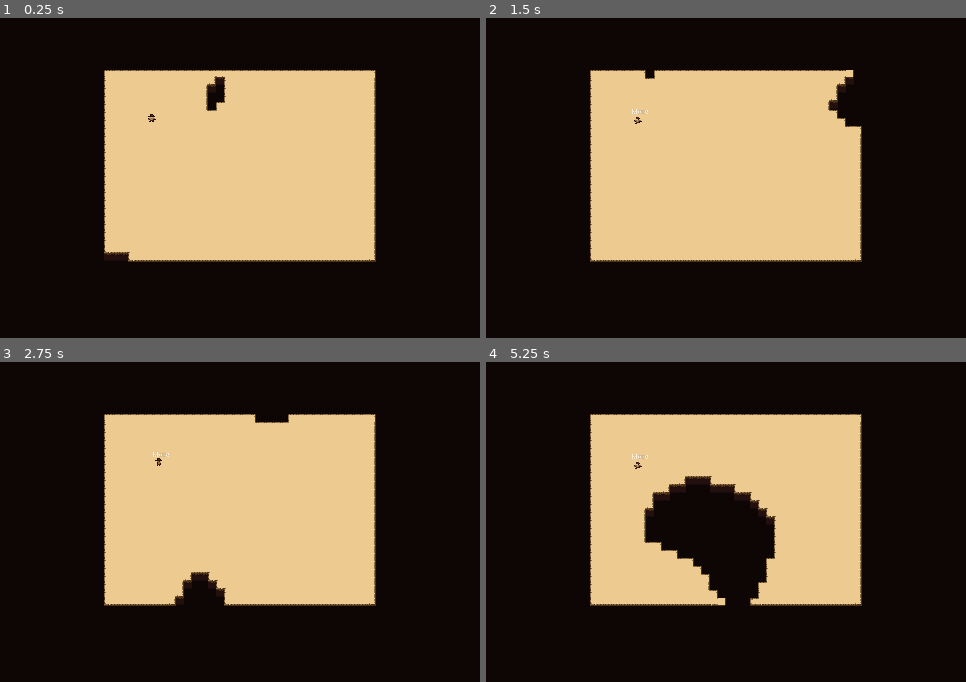
Above: before the commit, frames 1-4 (two rows, left to right).
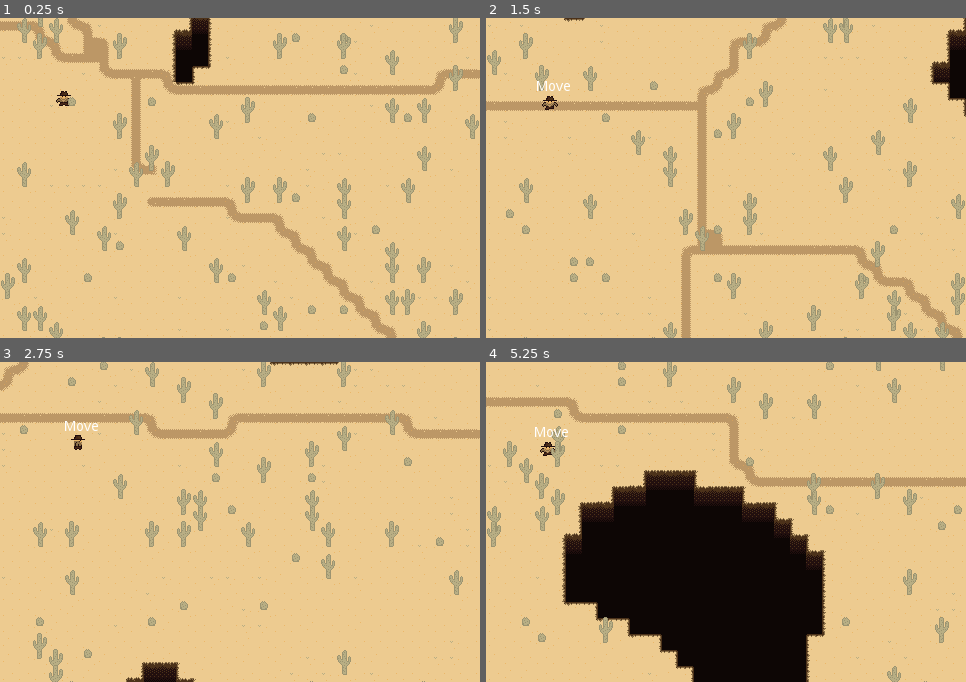
Above: after the commit, the same moments.

Repository: mikahimself/gun-fighters
Game: Godot game, scene res://scenes/World.tscn
Same seed, same stepped clock (60 frames per second), same inputs: the game is played once before the commit and once after it.
Inputs:
- Up to frame 1 (0.25 s): no input
- Up to frame 2 (1.5 s): tap Enter (ui_accept) at 0.5, 0.77, 0.8, 1.07, 1.35 s; hold Right (move_right) 0.53-1.28 s; hold R (draw_roads) 0.53-1.28 s; hold Down (move_down) from 1.28 s (still down)
- Up to frame 3 (2.75 s): tap Enter (ui_accept) at 1.52, 1.82, 2.3 s; tap R (draw_roads) at 1.55 s; release Down (move_down) at 2.03 s; hold Right (move_right) from 2.03 s (still down); hold R (draw_roads) from 2.03 s (still down)
- Up to frame 4 (5.25 s): release Right (move_right) at 2.78 s; release R (draw_roads) at 2.78 s; hold Up (move_up) 2.78-3.53 s; tap M (move_dash) at 2.85 s; tap Enter (ui_accept) at 3.02, 3.32, 3.77, 3.8, 4.07, 4.52, 4.82 s; tap R (draw_roads) at 3.05, 4.35 s; hold 1 (simulate_damage) 3.53-4.28 s; hold Left (move_left) 3.53-5.03 s; hold Down (move_down) from 5.03 s (still down); hold Enter (ui_accept) from 5.03 s (still down)

The runs differ from the first frame. In frame 1, 72% of the frame differs, in the area x 0-100%, y 0-100%; in frame 2, 72%; in frame 3, 71%; in frame 4, 70%.

Commit message:
Improve paths, add props, fix player limits

Diff:
--- /dev/null
+++ b/scenes/Cactus.tscn
@@ -0,0 +1,20 @@
+[gd_scene load_steps=4 format=2]
+
+[ext_resource path="res://sprites/cactus.png" type="Texture" id=1]
+[ext_resource path="res://scripts/Prop.gd" type="Script" id=2]
+
+[sub_resource type="CircleShape2D" id=1]
+radius = 3.60931
+
+[node name="Cactus" type="StaticBody2D"]
+script = ExtResource( 2 )
+
+[node name="CollisionShape2D" type="CollisionShape2D" parent="."]
+position = Vector2( 7.41624, 6.68918 )
+shape = SubResource( 1 )
+
+[node name="Sprite" type="Sprite" parent="."]
+texture = ExtResource( 1 )
+centered = false
+offset = Vector2( 0, -20 )
+hframes = 3
--- a/scenes/Player.tscn
+++ b/scenes/Player.tscn
@@ -11,7 +11,7 @@
 
 [sub_resource type="CapsuleShape2D" id=1]
 radius = 2.60929
-height = 9.25867
+height = 5.65132
 
 [sub_resource type="Animation" id=2]
 resource_name = "Fall"
@@ -190,7 +190,7 @@
 frame = 10
 
 [node name="CollisionShape2D" type="CollisionShape2D" parent="."]
-position = Vector2( 0, 4 )
+position = Vector2( 0, 5.99713 )
 rotation = 1.5708
 shape = SubResource( 1 )
 
@@ -224,6 +224,7 @@
 }
 
 [node name="Rays" type="Node2D" parent="."]
+visible = false
 
 [node name="RayUp" type="RayCast2D" parent="Rays"]
 position = Vector2( 0, 6 )
--- a/scenes/World.tscn
+++ b/scenes/World.tscn
@@ -30,10 +30,17 @@
 cell_custom_transform = Transform2D( 16, 0, 0, 16, 0, 0 )
 format = 1
 
+[node name="TileMapProps" type="TileMap" parent="Navigation2D"]
+tile_set = ExtResource( 2 )
+cell_size = Vector2( 16, 16 )
+cell_y_sort = true
+format = 1
+
 [node name="Camera2D" type="Camera2D" parent="."]
-position = Vector2( 240, 200 )
+position = Vector2( 240, 160 )
 offset = Vector2( 32, 16 )
 current = true
-zoom = Vector2( 2, 2 )
 
 [node name="Line2D" type="Line2D" parent="."]
+
+[node name="YSort" type="YSort" parent="."]
--- a/scripts/Player.gd
+++ b/scripts/Player.gd
@@ -9,6 +9,8 @@
 var canDash = true
 var tilemap: TileMap
 var initial_position
+var offset_x = 32
+var offset_y = 16
 
 onready var state_label = $StateLabel
 onready var rays = $Rays.get_children()
@@ -19,23 +21,20 @@
 	$StateMachine.connect("transitioned", self, "on_state_transitioned")
 	tilemap = get_tree().get_root().get_node("World/Navigation2D/TileMapSand")
 
-
 func on_state_transitioned(state: String):
 	state_label.set_text(state)
 
 func check_borders() -> void:
-	if position.x < 8:
-		position.x = 8
-	if position.x > 472:
-		position.x = 472
-	if position.y > 312:
-		position.y = 312
-	if position.y < 8:
-		position.y = 8
+	if position.x < 8 + offset_x:
+		position.x = 8 + offset_x
+	if position.x > 472 + offset_x:
+		position.x = 472 + offset_x
+	if position.y > 312 + offset_y:
+		position.y = 312 + offset_y
+	if position.y < 8 + offset_y:
+		position.y = 8 + offset_y
 
 func _physics_process(delta: float) -> void:
-	#if ray_right.is_colliding():
-	#	print(ray_right.get_collider().name)
 	pass
 
 func play_animation(animation: String) -> void:
--- /dev/null
+++ b/scripts/Prop.gd
@@ -0,0 +1,5 @@
+extends StaticBody2D
+
+func _ready():
+	var frame_no = int(randi() % $Sprite.hframes)
+	$Sprite.frame = frame_no
--- a/scripts/World.gd
+++ b/scripts/World.gd
@@ -3,15 +3,21 @@
 var noise: OpenSimplexNoise
 var map_size: Vector2 = Vector2(34, 24)
 var sand_cap: float = 0.5
+var path_attempt_max: int = 32
 var path_caps: Vector2 = Vector2(0.225, 0.05)
+onready var nav2d = $Navigation2D
+onready var sand_map = $Navigation2D/TileMapSand
 onready var path_map = $Navigation2D/TileMapPaths
-onready var sand_map = $Navigation2D/TileMapSand
+onready var prop_map = $Navigation2D/TileMapProps
 onready var player = load("res://scenes/Player.tscn")
+onready var cactus = load("res://scenes/Cactus.tscn")
 var plr
+signal basemap_finished
 
 # Called when the node enters the scene tree for the first time.
 func _ready():
 	randomize()
+	connect("basemap_finished", self, "on_base_finished")
 	noise = OpenSimplexNoise.new()
 	noise.seed = randi()
 	noise.octaves = 1
@@ -19,147 +25,120 @@
 	noise.persistence = 0.8
 	draw_maps()
 
+func on_base_finished():
+	create_path_map()
+
 func _input(event):
 	if event.is_action_pressed("ui_accept"):
 		clear_maps()
 		draw_maps()
 	if event.is_action_pressed("draw_roads"):
-		create_navpath_map()
+		create_path_map()
 		#$Navigation2D/TileMapPaths.update_bitmask_region(Vector2.ZERO, Vector2(map_size.x, map_size.y))
 
 func clear_maps():
-	$Navigation2D/TileMapSand.clear()
-	$Navigation2D/TileMapPaths.clear()
+	sand_map.clear()
+	path_map.clear()
+	prop_map.clear()
 	$TileMap.clear()
 	plr.queue_free()
+	for child in $YSort.get_children():
+		child.queue_free()
 
 func draw_maps():
 	noise.seed = randi()
 	create_sand_map()
-	#create_path_map()
 	create_background_map()
 	place_player()
+	place_props()
+
+func place_props():
+	for x in map_size.x:
+		for y in map_size.y:
+			if sand_map.get_cell_autotile_coord(x, y) == Vector2(7, 5):
+				place_cactus(sand_map.map_to_world(Vector2(x, y)))
 
 func create_sand_map():
 	for x in map_size.x:
 		for y in map_size.y:
 			var val = noise.get_noise_2d(x, y)
 			if val < sand_cap:
-				$Navigation2D/TileMapSand.set_cell(x, y, 0)
-	$Navigation2D/TileMapSand.update_bitmask_region(Vector2.ZERO, Vector2(map_size.x, map_size.y))
+				sand_map.set_cell(x, y, 0)
+	update_bitmask(sand_map)
+	yield(get_tree().create_timer(0.015), "timeout")
+	emit_signal("basemap_finished")
 
-func create_horizontal_path():
-	print("Create map")
+func create_path_points(isVertical: bool) -> PoolVector2Array:
 	var counter = 0
-	var start = path_map.map_to_world(create_start_point(false))
-	var end = path_map.map_to_world(create_end_point(false))
-	var path = $Navigation2D.get_simple_path(start, end, false)
-	print ("Start: ", start, " END: ", end)
-	while path.size() < 20 && counter < 20:
-		start = path_map.map_to_world(create_start_point(false))
-		end = path_map.map_to_world(create_end_point(false))
-		path = $Navigation2D.get_simple_path(start, end, false)
+	var path: PoolVector2Array = []
+	var start = create_path_point(isVertical, false)
+	var end = create_path_point(isVertical, true)
+	path = nav2d.get_simple_path(start, end, false)
+
+	while path.size() < 20 && counter < path_attempt_max:
+		start = create_path_point(isVertical, false)
+		end = create_path_point(isVertical, true)
+		path = nav2d.get_simple_path(start, end, false)
 		counter = counter + 1
-
 	return path
 
-func create_vertical_path():
-	#var start = path_map.map_to_world(Vector2(rand_range(4, map_size.x - 4), 32))
+func create_path_point(is_vertical_path: bool, is_end_point: bool):
+	var counter = 0
+	var start_y
+	var start_x
 
-	var start = create_start_point(true)
-	var end = path_map.map_to_world(Vector2(rand_range(4, map_size.x - 4), 0))
-	var path = $Navigation2D.get_simple_path(start, end, false)
-	if path.size() < 5:
-		create_vertical_path()
-	return path
-
-func create_start_point(isVertical: bool):
-	var counter = 0
-	var start_y = 0
-	var start_x = 0
-	if isVertical:
+	if is_vertical_path:
+		start_y = 0.0 if is_end_point else map_size.y
 		start_x = randi() % int(map_size.x - 1)
 		while (sand_map.get_cell(start_x, 0) != 0 and counter < 32):
 			start_x = randi() % int(map_size.x - 1)
 			counter = counter + 1
 	else:
+		start_x = map_size.x - 1 if is_end_point else 0.0
 		start_y = randi() % int(map_size.y - 1)
 		while(sand_map.get_cell(0, start_y) != 0 and counter < 32):
 			start_y = randi() % int(map_size.y - 1)
 			counter = counter + 1
-	return Vector2(start_x, start_y)
-
-func create_end_point(isVertical: bool):
-	var counter = 0
-	var start_y = 0
-	var start_x = 0
-	if isVertical:
-		start_y = map_size.y - 1
-		start_x = randi() % int(map_size.x - 1)
-		print(sand_map.get_cell(start_x, map_size.y))
-		while (sand_map.get_cell(start_x, map_size.y) != 0 and counter < 32):
-			start_x = randi() % int(map_size.x - 1)
-			counter = counter + 1
-	else:
-		start_x = map_size.x - 1
-		start_y = randi() % int(map_size.y - 1)
-		while(sand_map.get_cell(map_size.x, start_y) != 0 and counter < 32):
-			start_y = randi() % int(map_size.y - 1)
-			counter = counter + 1
-	return Vector2(start_x, start_y)
-
-
+	return path_map.map_to_world(Vector2(start_x, start_y))
 
 func create_path_map():
-	for x in map_size.x:
-		for y in map_size.y:
-			var val = noise.get_noise_2d(x, y)
-			if val > path_caps.y and val < path_caps.x:
-				$Navigation2D/TileMapPaths.set_cell(x, y, 0)
-	#$TileMapPaths.update_bitmask_region(Vector2.ZERO, Vector2(map_size.x, map_size.y))
+	var h_path = create_path_points(false)
+	var v_path = create_path_points(true)
+	place_path_points(h_path)
+	place_path_points(v_path)
+	update_bitmask(path_map)
 
-func create_navpath_map():
-	#var path = $Navigation2D.get_simple_path(Vector2(32, 32), Vector2(400, 360), false)
-	var path = create_horizontal_path()
-	#$Line2D.points = path
-	#var path2 = create_vertical_path()
-	#$Line2D.points = path;
-	for x in path.size():
-		if x > 0:
-			var prev = path_map.world_to_map(path[x - 1])
-			var curr = path_map.world_to_map(path[x])
-			#
+func place_path_points(path: PoolVector2Array):
+	for i in path.size():
+		if i > 0:
+			var prev = path_map.world_to_map(path[i - 1])
+			var curr = path_map.world_to_map(path[i])
+
 			if curr.x > prev.x && curr.y < prev.y:
 				path_map.set_cell(curr.x - 1, curr.y, 0)
 			elif curr.x > prev.x && curr.y > prev.y:
 				path_map.set_cell(curr.x, curr.y - 1, 0)
 			path_map.set_cell(curr.x, curr.y, 0)
 
-	# for x in path2.size():
-	# 	if x > 0:
-	# 		var prev = path_map.world_to_map(path2[x - 1])
-	# 		var curr = path_map.world_to_map(path2[x])
-	# 		#
-	# 		if curr.x > prev.x && curr.y < prev.y:
-	# 			path_map.set_cell(curr.x - 1, curr.y, 0)
-	# 		elif curr.x > prev.x && curr.y > prev.y:
-	# 			path_map.set_cell(curr.x, curr.y - 1, 0)
-	# 		path_map.set_cell(curr.x, curr.y, 0)
-
-	$Navigation2D/TileMapPaths.update_bitmask_region(Vector2.ZERO, Vector2(map_size.x, map_size.y))
-
+func update_bitmask(map: TileMap) -> void:
+	map.update_bitmask_region(Vector2.ZERO, Vector2(map_size.x, map_size.y))
 
 
 func create_background_map() -> void:
 	for x in map_size.x:
 		for y in map_size.y:
-			if $Navigation2D/TileMapSand.get_cell(x, y) == -1:
-				if $Navigation2D/TileMapSand.get_cell(x, y - 1) == 0:
+			if sand_map.get_cell(x, y) == -1:
+				if sand_map.get_cell(x, y - 1) == 0:
 					$TileMap.set_cell(x, y, 0)
 	#$TileMap.update_bitmask_region(Vector2.ZERO, Vector2(map_size.x, map_size.y))
 
 func check_edges(x: int, y: int) -> bool:
 	return x == 0 or x == map_size.x - 1 or y == 0 or y == map_size.y - 1
+
+func place_cactus(place_position: Vector2) -> void:
+	var c = cactus.instance()
+	c.position = place_position
+	$YSort.add_child(c)
 
 func place_player() -> void:
 	plr = player.instance()
@@ -167,8 +146,8 @@
 
 	for x in range(6, map_size.x / 2+ 6):
 		for y in range(6, map_size.y):
-			if $Navigation2D/TileMapSand.get_cell(x, y) == 0 and check_surroundings(x, y):
-				plr.position = $Navigation2D/TileMapSand.map_to_world(Vector2(x, y))
+			if sand_map.get_cell(x, y) == 0 and check_surroundings(x, y):
+				plr.position = sand_map.map_to_world(Vector2(x, y))
 				foundPosition = true
 			if (foundPosition):
 				print("placed player at ", plr.position)
@@ -177,18 +156,18 @@
 			print("placed player at ", plr.position)
 			break
 	if (foundPosition):
-		add_child(plr)
+		$YSort.add_child(plr)
 	else:
 		print("Couldnt fin pos")
 
 func check_surroundings(x: int, y:int) -> bool:
 	var placeOK = true
-	if $Navigation2D/TileMapSand.get_cell(x - 1, y) == -1:
+	if sand_map.get_cell(x - 1, y) == -1:
 		placeOK = false
-	if $Navigation2D/TileMapSand.get_cell(x + 1, y) == -1:
+	if sand_map.get_cell(x + 1, y) == -1:
 		placeOK = false
-	if $Navigation2D/TileMapSand.get_cell(x, y - 1) == -1:
+	if sand_map.get_cell(x, y - 1) == -1:
 		placeOK = false
-	if $Navigation2D/TileMapSand.get_cell(x, y + 1) == -1:
+	if sand_map.get_cell(x, y + 1) == -1:
 		placeOK = false
 	return placeOK
--- a/tilemap/tileset_sand.tres
+++ b/tilemap/tileset_sand.tres
@@ -190,13 +190,16 @@
 vertices = PoolVector2Array( 0, 0, 16, 0, 16, 16, 0, 16 )
 polygons = [ PoolIntArray( 0, 1, 2, 3 ) ]
 
+[sub_resource type="NavigationPolygon" id=48]
+vertices = PoolVector2Array( 8, 16, 0, 16, 0, 8, 8, 8 )
+polygons = [ PoolIntArray( 0, 1, 2, 3 ) ]
+
 [sub_resource type="NavigationPolygon" id=49]
-vertices = PoolVector2Array( 8, 16, 0, 16, 0, 8, 8, 8 )
-polygons = [ PoolIntArray( 0, 1, 2, 3 ) ]
-
-[sub_resource type="NavigationPolygon" id=50]
 vertices = PoolVector2Array( 8, 8, 0, 8, 0, 0, 8, 0 )
 polygons = [ PoolIntArray( 0, 1, 2, 3 ) ]
+
+[sub_resource type="ConvexPolygonShape2D" id=50]
+points = PoolVector2Array( 16, 16, 0, 16, 0, 13, 16, 13 )
 
 [sub_resource type="ConvexPolygonShape2D" id=51]
 points = PoolVector2Array( 16, 16, 0, 16, 0, 13, 16, 13 )
@@ -205,22 +208,22 @@
 points = PoolVector2Array( 16, 16, 0, 16, 0, 13, 16, 13 )
 
 [sub_resource type="ConvexPolygonShape2D" id=53]
-points = PoolVector2Array( 16, 16, 0, 16, 0, 13, 16, 13 )
+points = PoolVector2Array( 16, 0, 16, 3, 3, 3, 3, 16, 0, 16, 0, 0 )
 
 [sub_resource type="ConvexPolygonShape2D" id=54]
-points = PoolVector2Array( 16, 0, 16, 3, 3, 3, 3, 16, 0, 16, 0, 0 )
+points = PoolVector2Array( 0, 0, 16, 0, 16, 16, 13, 16, 13, 3, 0, 3 )
 
 [sub_resource type="ConvexPolygonShape2D" id=55]
-points = PoolVector2Array( 0, 0, 16, 0, 16, 16, 13, 16, 13, 3, 0, 3 )
+points = PoolVector2Array( 0, 13, 13, 13, 13, 9, 13, 0, 16, 0, 16, 16, 0, 16 )
 
 [sub_resource type="ConvexPolygonShape2D" id=56]
-points = PoolVector2Array( 0, 13, 13, 13, 13, 9, 13, 0, 16, 0, 16, 16, 0, 16 )
+points = PoolVector2Array( 0, 0, 3, 0, 3, 16, 0, 16 )
 
 [sub_resource type="ConvexPolygonShape2D" id=57]
-points = PoolVector2Array( 0, 0, 3, 0, 3, 16, 0, 16 )
+points = PoolVector2Array( 16, 16, 13, 16, 13, 0, 16, 0 )
 
 [sub_resource type="ConvexPolygonShape2D" id=58]
-points = PoolVector2Array( 16, 16, 13, 16, 13, 0, 16, 0 )
+points = PoolVector2Array( 16, 3, 0, 3, 0, 0, 16, 0 )
 
 [sub_resource type="ConvexPolygonShape2D" id=59]
 points = PoolVector2Array( 16, 3, 0, 3, 0, 0, 16, 0 )
@@ -229,49 +232,49 @@
 points = PoolVector2Array( 16, 3, 0, 3, 0, 0, 16, 0 )
 
 [sub_resource type="ConvexPolygonShape2D" id=61]
+points = PoolVector2Array( 0, 0, 16, 0, 16, 3, 3, 3, 3, 16, 0, 16 )
+
+[sub_resource type="ConvexPolygonShape2D" id=62]
+points = PoolVector2Array( 0, 0, 16, 0, 16, 16, 13, 16, 13, 3, 0, 3 )
+
+[sub_resource type="ConvexPolygonShape2D" id=63]
+points = PoolVector2Array( 0, 0, 3, 0, 3, 13, 16, 13, 16, 16, 0, 16 )
+
+[sub_resource type="ConvexPolygonShape2D" id=64]
+points = PoolVector2Array( 0, 13, 13, 13, 13, 0, 16, 0, 16, 16, 0, 16 )
+
+[sub_resource type="ConvexPolygonShape2D" id=65]
+points = PoolVector2Array( 0, 0, 3, 0, 3, 13, 16, 13, 16, 15, 16, 16, 0, 16 )
+
+[sub_resource type="ConvexPolygonShape2D" id=66]
+points = PoolVector2Array( 15, 3, 3, 3, 3, 13, 16, 13, 16, 16, 0, 16, 0, 0, 16, 0, 16, 3 )
+
+[sub_resource type="ConvexPolygonShape2D" id=67]
+points = PoolVector2Array( 3, 13, 13, 13, 13, 0, 16, 0, 16, 16, 0, 16, 0, 0, 3, 0 )
+
+[sub_resource type="ConvexPolygonShape2D" id=68]
+points = PoolVector2Array( 0, 0, 16, 0, 16, 3, 0, 3 )
+
+[sub_resource type="ConvexPolygonShape2D" id=69]
+points = PoolVector2Array( 0, 13, 0, 13, 16, 13, 16, 16, 0, 16 )
+
+[sub_resource type="ConvexPolygonShape2D" id=70]
 points = PoolVector2Array( 16, 3, 0, 3, 0, 0, 16, 0 )
 
-[sub_resource type="ConvexPolygonShape2D" id=62]
-points = PoolVector2Array( 0, 0, 16, 0, 16, 3, 3, 3, 3, 16, 0, 16 )
-
-[sub_resource type="ConvexPolygonShape2D" id=63]
-points = PoolVector2Array( 0, 0, 16, 0, 16, 16, 13, 16, 13, 3, 0, 3 )
-
-[sub_resource type="ConvexPolygonShape2D" id=64]
-points = PoolVector2Array( 0, 0, 3, 0, 3, 13, 16, 13, 16, 16, 0, 16 )
-
-[sub_resource type="ConvexPolygonShape2D" id=65]
-points = PoolVector2Array( 0, 13, 13, 13, 13, 0, 16, 0, 16, 16, 0, 16 )
-
-[sub_resource type="ConvexPolygonShape2D" id=66]
-points = PoolVector2Array( 0, 0, 3, 0, 3, 13, 16, 13, 16, 15, 16, 16, 0, 16 )
-
-[sub_resource type="ConvexPolygonShape2D" id=67]
-points = PoolVector2Array( 15, 3, 3, 3, 3, 13, 16, 13, 16, 16, 0, 16, 0, 0, 16, 0, 16, 3 )
-
-[sub_resource type="ConvexPolygonShape2D" id=68]
-points = PoolVector2Array( 3, 13, 13, 13, 13, 0, 16, 0, 16, 16, 0, 16, 0, 0, 3, 0 )
-
-[sub_resource type="ConvexPolygonShape2D" id=69]
-points = PoolVector2Array( 0, 0, 16, 0, 16, 3, 0, 3 )
-
-[sub_resource type="ConvexPolygonShape2D" id=70]
-points = PoolVector2Array( 0, 13, 0, 13, 16, 13, 16, 16, 0, 16 )
-
 [sub_resource type="ConvexPolygonShape2D" id=71]
-points = PoolVector2Array( 16, 3, 0, 3, 0, 0, 16, 0 )
+points = PoolVector2Array( 0, 0, 16, 0, 16, 16, 0, 16, 0, 13, 13, 13, 13, 3, 0, 3 )
 
 [sub_resource type="ConvexPolygonShape2D" id=72]
-points = PoolVector2Array( 0, 0, 16, 0, 16, 16, 0, 16, 0, 13, 13, 13, 13, 3, 0, 3 )
+points = PoolVector2Array( 3, 16, 0, 16, 0, 0, 3, 0 )
 
 [sub_resource type="ConvexPolygonShape2D" id=73]
+points = PoolVector2Array( 16, 16, 13, 16, 13, 0, 16, 0 )
+
+[sub_resource type="ConvexPolygonShape2D" id=74]
 points = PoolVector2Array( 3, 16, 0, 16, 0, 0, 3, 0 )
 
-[sub_resource type="ConvexPolygonShape2D" id=74]
-points = PoolVector2Array( 16, 16, 13, 16, 13, 0, 16, 0 )
-
 [sub_resource type="ConvexPolygonShape2D" id=75]
-points = PoolVector2Array( 3, 16, 0, 16, 0, 0, 3, 0 )
+points = PoolVector2Array( 15, 31, 5, 31, 5, 26, 15, 26 )
 
 [resource]
 0/name = "Tilemap-Sand.png 0"
@@ -286,120 +289,126 @@
 0/autotile/tile_size = Vector2( 16, 16 )
 0/autotile/spacing = 1
 0/autotile/occluder_map = [  ]
-0/autotile/navpoly_map = [ Vector2( 0, 0 ), SubResource( 1 ) …(1641 unchanged characters)… e( 47 ), Vector2( 8, 0 ), SubResource( 49 ), Vector2( 8, 1 ), SubResource( 50 ) ]
+0/autotile/navpoly_map = [ Vector2( 0, 0 ), SubResource( 1 ) …(1641 unchanged characters)… e( 47 ), Vector2( 8, 0 ), SubResource( 48 ), Vector2( 8, 1 ), SubResource( 49 ) ]
 0/autotile/priority_map = [ Vector3( 6, 2, 8 ) ]
 0/autotile/z_index_map = [  ]
 0/occluder_offset = Vector2( 0, 0 )
 0/navigation_offset = Vector2( 0, 0 )
 0/shape_offset = Vector2( 0, 0 )
 0/shape_transform = Transform2D( 1, 0, 0, 1, 0, 0 )
-0/shape = SubResource( 51 )
+0/shape = SubResource( 50 )
 0/shape_one_way = false
 0/shape_one_way_margin = 1.0
 0/shapes = [ {
 "autotile_coord": Vector2( 4, 5 ),
 "one_way": false,
 "one_way_margin": 1.0,
+"shape": SubResource( 50 ),
+"shape_transform": Transform2D( 1, 0, 0, 1, 0, 0 )
+}, {
+"autotile_coord": Vector2( 5, 5 ),
+"one_way": false,
+"one_way_margin": 1.0,
 "shape": SubResource( 51 ),
 "shape_transform": Transform2D( 1, 0, 0, 1, 0, 0 )
 }, {
-"autotile_coord": Vector2( 5, 5 ),
+"autotile_coord": Vector2( 5, 3 ),
 "one_way": false,
 "one_way_margin": 1.0,
 "shape": SubResource( 52 ),
 "shape_transform": Transform2D( 1, 0, 0, 1, 0, 0 )
 }, {
-"autotile_coord": Vector2( 5, 3 ),
+"autotile_coord": Vector2( 0, 0 ),
 "one_way": false,
 "one_way_margin": 1.0,
 "shape": SubResource( 53 ),
 "shape_transform": Transform2D( 1, 0, 0, 1, 0, 0 )
 }, {
-"autotile_coord": Vector2( 0, 0 ),
+"autotile_coord": Vector2( 1, 0 ),
 "one_way": false,
 "one_way_margin": 1.0,
 "shape": SubResource( 54 ),
 "shape_transform": Transform2D( 1, 0, 0, 1, 0, 0 )
 }, {
-"autotile_coord": Vector2( 1, 0 ),
+"autotile_coord": Vector2( 1, 1 ),
 "one_way": false,
 "one_way_margin": 1.0,
 "shape": SubResource( 55 ),
 "shape_transform": Transform2D( 1, 0, 0, 1, 0, 0 )
 }, {
-"autotile_coord": Vector2( 1, 1 ),
+"autotile_coord": Vector2( 4, 2 ),
 "one_way": false,
 "one_way_margin": 1.0,
 "shape": SubResource( 56 ),
 "shape_transform": Transform2D( 1, 0, 0, 1, 0, 0 )
 }, {
-"autotile_coord": Vector2( 4, 2 ),
+"autotile_coord": Vector2( 5, 2 ),
 "one_way": false,
 "one_way_margin": 1.0,
 "shape": SubResource( 57 ),
 "shape_transform": Transform2D( 1, 0, 0, 1, 0, 0 )
 }, {
-"autotile_coord": Vector2( 5, 2 ),
+"autotile_coord": Vector2( 4, 3 ),
 "one_way": false,
 "one_way_margin": 1.0,
 "shape": SubResource( 58 ),
 "shape_transform": Transform2D( 1, 0, 0, 1, 0, 0 )
 }, {
-"autotile_coord": Vector2( 4, 3 ),
+"autotile_coord": Vector2( 4, 4 ),
 "one_way": false,
 "one_way_margin": 1.0,
 "shape": SubResource( 59 ),
 "shape_transform": Transform2D( 1, 0, 0, 1, 0, 0 )
 }, {
-"autotile_coord": Vector2( 4, 4 ),
+"autotile_coord": Vector2( 5, 4 ),
 "one_way": false,
 "one_way_margin": 1.0,
 "shape": SubResource( 60 ),
 "shape_transform": Transform2D( 1, 0, 0, 1, 0, 0 )
 }, {
-"autotile_coord": Vector2( 5, 4 ),
+"autotile_coord": Vector2( 7, 0 ),
 "one_way": false,
 "one_way_margin": 1.0,
 "shape": SubResource( 61 ),
 "shape_transform": Transform2D( 1, 0, 0, 1, 0, 0 )
 }, {
-"autotile_coord": Vector2( 7, 0 ),
+"autotile_coord": Vector2( 8, 0 ),
 "one_way": false,
 "one_way_margin": 1.0,
 "shape": SubResource( 62 ),
 "shape_transform": Transform2D( 1, 0, 0, 1, 0, 0 )
 }, {
-"autotile_coord": Vector2( 8, 0 ),
+"autotile_coord": Vector2( 7, 1 ),
 "one_way": false,
 "one_way_margin": 1.0,
 "shape": SubResource( 63 ),
 "shape_transform": Transform2D( 1, 0, 0, 1, 0, 0 )
 }, {
-"autotile_coord": Vector2( 7, 1 ),
+"autotile_coord": Vector2( 8, 1 ),
 "one_way": false,
 "one_way_margin": 1.0,
 "shape": SubResource( 64 ),
 "shape_transform": Transform2D( 1, 0, 0, 1, 0, 0 )
 }, {
-"autotile_coord": Vector2( 8, 1 ),
+"autotile_coord": Vector2( 0, 1 ),
 "one_way": false,
 "one_way_margin": 1.0,
 "shape": SubResource( 65 ),
 "shape_transform": Transform2D( 1, 0, 0, 1, 0, 0 )
 }, {
-"autotile_coord": Vector2( 0, 1 ),
+"autotile_coord": Vector2( 6, 1 ),
 "one_way": false,
 "one_way_margin": 1.0,
 "shape": SubResource( 66 ),
 "shape_transform": Transform2D( 1, 0, 0, 1, 0, 0 )
 }, {
-"autotile_coord": Vector2( 6, 1 ),
+"autotile_coord": Vector2( 6, 0 ),
 "one_way": false,
 "one_way_margin": 1.0,
 "shape": SubResource( 67 ),
 "shape_transform": Transform2D( 1, 0, 0, 1, 0, 0 )
 }, {
-"autotile_coord": Vector2( 6, 0 ),
+"autotile_coord": Vector2( 2, 0 ),
 "one_way": false,
 "one_way_margin": 1.0,
 "shape": SubResource( 68 ),
@@ -411,19 +420,19 @@
 "shape": SubResource( 69 ),
 "shape_transform": Transform2D( 1, 0, 0, 1, 0, 0 )
 }, {
-"autotile_coord": Vector2( 2, 0 ),
+"autotile_coord": Vector2( 3, 0 ),
 "one_way": false,
 "one_way_margin": 1.0,
 "shape": SubResource( 70 ),
 "shape_transform": Transform2D( 1, 0, 0, 1, 0, 0 )
 }, {
-"autotile_coord": Vector2( 3, 0 ),
+"autotile_coord": Vector2( 5, 0 ),
 "one_way": false,
 "one_way_margin": 1.0,
 "shape": SubResource( 71 ),
 "shape_transform": Transform2D( 1, 0, 0, 1, 0, 0 )
 }, {
-"autotile_coord": Vector2( 5, 0 ),
+"autotile_coord": Vector2( 2, 1 ),
 "one_way": false,
 "one_way_margin": 1.0,
 "shape": SubResource( 72 ),
@@ -435,16 +444,31 @@
 "shape": SubResource( 73 ),
 "shape_transform": Transform2D( 1, 0, 0, 1, 0, 0 )
 }, {
-"autotile_coord": Vector2( 2, 1 ),
+"autotile_coord": Vector2( 3, 1 ),
 "one_way": false,
 "one_way_margin": 1.0,
 "shape": SubResource( 74 ),
-"shape_transform": Transform2D( 1, 0, 0, 1, 0, 0 )
-}, {
-"autotile_coord": Vector2( 3, 1 ),
-"one_way": false,
-"one_way_margin": 1.0,
-"shape": SubResource( 75 ),
 "shape_transform": Transform2D( 1, 0, 0, 1, 0, 0 )
 } ]
 0/z_index = 0
+1/name = "Tilemap-Sand.png 1"
+1/texture = ExtResource( 1 )
+1/tex_offset = Vector2( 0, 0 )
+1/modulate = Color( 1, 1, 1, 1 )
+1/region = Rect2( 153, -1, 19, 35 )
+1/tile_mode = 0
+1/occluder_offset = Vector2( 0, 0 )
+1/navigation_offset = Vector2( 0, 0 )
+1/shape_offset = Vector2( 0, 0 )
+1/shape_transform = Transform2D( 1, 0, 0, 1, 0, 0 )
+1/shape = SubResource( 75 )
+1/shape_one_way = false
+1/shape_one_way_margin = 1.0
+1/shapes = [ {
+"autotile_coord": Vector2( 0, 0 ),
+"one_way": false,
+"one_way_margin": 1.0,
+"shape": SubResource( 75 ),
+"shape_transform": Transform2D( 1, 0, 0, 1, 0, 0 )
+} ]
+1/z_index = 100
Binary file added: sprites/cactus.png
Not shown, added: sprites/cactus.png.import
Binary file changed: tilemap/Tilemap-Sand.png
Not shown: 1 places in tilemap/tileset_sand.tres that only renumber resources
Not shown, added: sprites/cactus.psd
Not shown, changed: tilemap/Tilemap-Sand.psd
